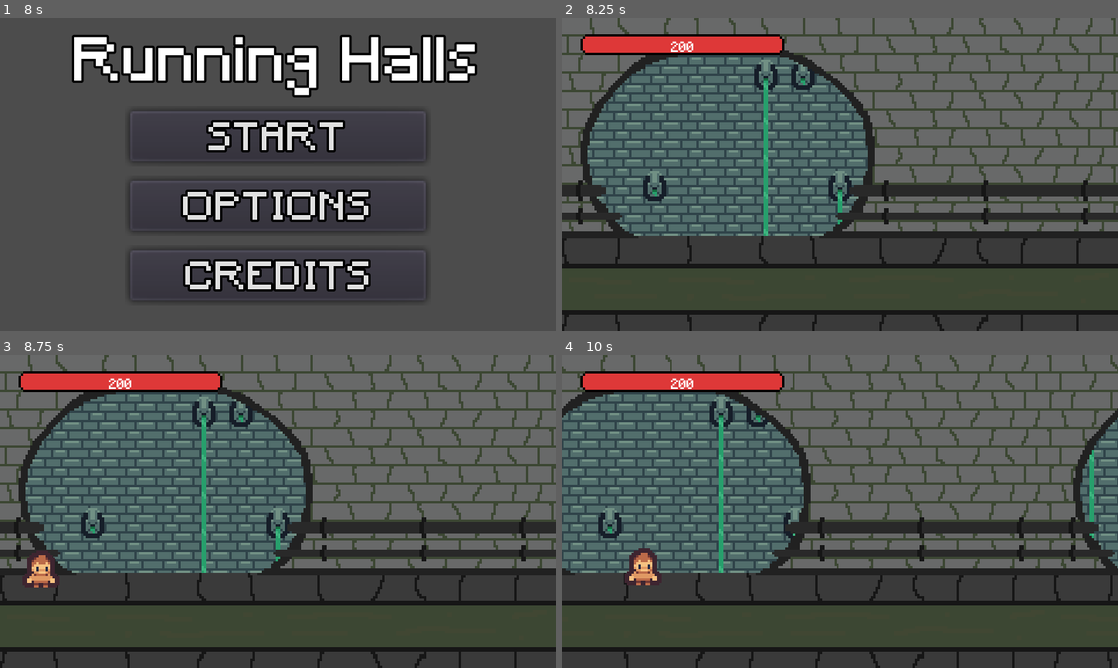
Above: before the commit, frames 1-4 (two rows, left to right).
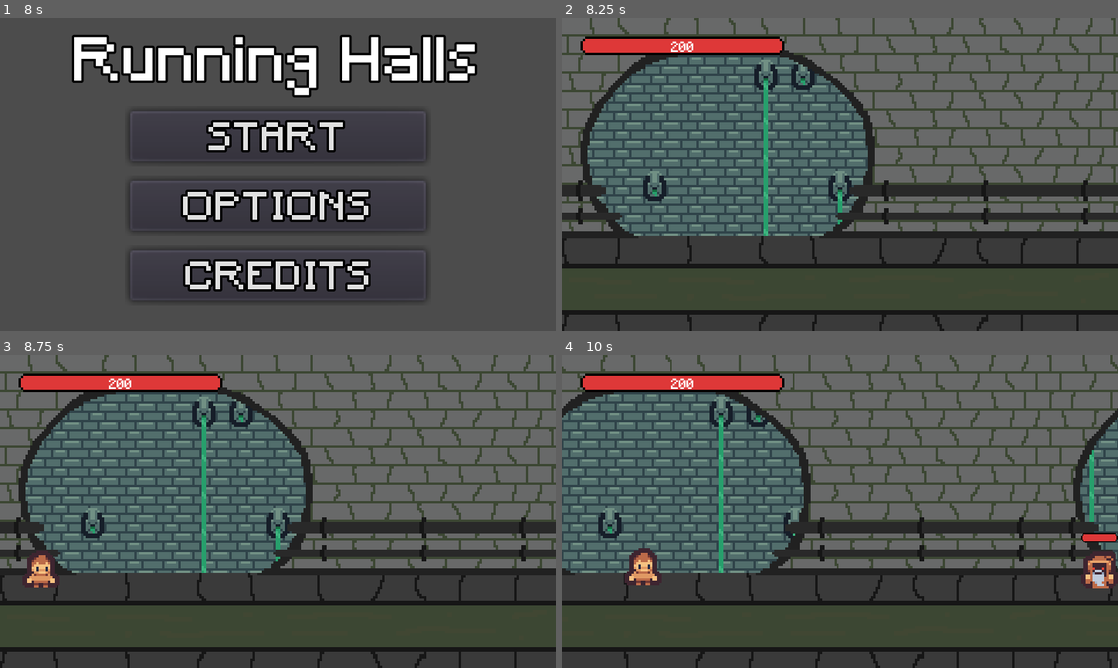
Above: after the commit, the same moments.

Repository: antronomo/RunningHalls
Game: Godot game, scene res://UIs/MenuScene.tscn
Two runs of this game, one before a commit and one after it. Both use one fixed random seed, a clock stepped at 60 frames per second and the inputs below.
Inputs:
- Up to frame 1 (8 s): no input
- Up to frame 2 (8.25 s): click "START" at 8 s
- Up to frame 3 (8.75 s): no input
- Up to frame 4 (10 s): no input

Frame 1 is identical in both runs. In frame 2, 0.5% of the frame differs, in the area x 3-40%, y 5-8%; in frame 3, 0.5%; in frame 4, 1.3%, in the area x 3-100%, y 5-75%.

Commit message:
Generacion de enemigos por oleadas: titulo autodescriptivo.
otros cambios:
·La función randomice ahora está en el autoload,
lo mas seguro es que acabe en Level0.gd otra vez.

·Ideas.txt actualizado

·Credits.txt modificado

·Comentarios eliminados en el escript del setterParallax

·El timer del Level0 ahora está en EnemySpawner.gd

·El antiguo sistema de spawn ha sido eliminado para dar lugar al nuevo

Para el próximo commit, tendré un sistema monetario
y manera de obtener dicha moneda,
el objetivo es que el player pueda mejorar sus estadísticas con tal de
sobrevivir a oleades superiores.

Diff:
--- a/Auto/GLOBALS.gd
+++ b/Auto/GLOBALS.gd
@@ -1 +1,4 @@
 extends Node
+
+func _ready():
+    randomize()
--- a/Components/EnemySpawner.tscn
+++ b/Components/EnemySpawner.tscn
@@ -4,3 +4,8 @@
 
 [node name="EnemySpawner" type="Position2D"]
 script = ExtResource( 1 )
+
+[node name="Timer" type="Timer" parent="."]
+wait_time = 5.0
+
+[connection signal="timeout" from="Timer" to="." method="_on_Timer_timeout"]
--- a/Enemies/Ghost.tscn
+++ b/Enemies/Ghost.tscn
@@ -30,12 +30,12 @@
 [node name="Ghost" type="RigidBody2D"]
 collision_layer = 4
 script = ExtResource( 1 )
+my_name = "Ghost"
 
 [node name="AnimatedSprite" type="AnimatedSprite" parent="."]
 position = Vector2( 0, -8 )
 frames = SubResource( 3 )
 animation = "Default"
-frame = 1
 playing = true
 
 [node name="CollisionShape2D" type="CollisionShape2D" parent="."]
--- a/Level/Level0.tscn
+++ b/Level/Level0.tscn
@@ -125,9 +125,6 @@
 "_edit_lock_": true
 }
 
-[node name="Timer" type="Timer" parent="."]
-autostart = true
-
 [node name="AnimationPlayer" type="AnimationPlayer" parent="."]
 autoplay = "Starting"
 anims/RESET = SubResource( 4 )
@@ -151,5 +148,4 @@
 anims/accelerate = SubResource( 8 )
 
 [connection signal="body_exited" from="MataSobras5000" to="." method="_on_MataSobras5000_body_exited"]
-[connection signal="timeout" from="Timer" to="." method="_on_Timer_timeout"]
 [connection signal="value_changed" from="Accelerator" to="." method="_on_Accelerator_value_changed"]
--- a/Scripts/EnemySpawner.gd
+++ b/Scripts/EnemySpawner.gd
@@ -1,18 +1,119 @@
 extends Position2D
 
 
-# Hay alguna manera de añadir al array 'enemies' todos los nodods de la carpeta 'Enemies'?
+const dark_wizard : PackedScene = preload("res://Enemies/DarkWizard.tscn")
+const humacean : PackedScene = preload("res://Enemies/Humacean.tscn")
+const ghost : PackedScene = preload("res://Enemies/Ghost.tscn")
 
 
-var enemies : Array = [
-	preload("res://enemies/DarkWizard.tscn"),
-	preload("res://enemies/Humacean.tscn"),
-	preload("res://Enemies/Ghost.tscn")
+onready var timer : Timer = $Timer
+
+
+var spawn_list : Array = [
+	[dark_wizard,	1],
+	[humacean	,	2],
+	[ghost		,	3]
 ]
 
 
-#Puedo evitar que ciertos enemigos aparezcan añadiendo otra variable en la primera línea
-func spawn_new_enemy() -> void:
-	var num = randi() % enemies.size() # -X para quitar los ultimos de la lista y +X para quitar los primeros
-	var newEnemy = enemies[num].instance()
-	add_child(newEnemy)
+var token : int = 1
+var wave : int = 1
+
+
+func buy_enemies() -> Array:
+	var list : Array = []
+
+	while token > 0:
+		var num = randi() % spawn_list.size()
+
+		while spawn_list[num][1] > token:
+			num -= 1
+
+			if token<=0:
+				# print('woa romper')
+				break
+
+		token -= spawn_list[num][1]
+		print(str(token))
+		list.insert(list.size(), spawn_list[num][0])
+
+	list.sort()
+	print(str(list))
+	return list
+
+
+func spawn_enemies() -> void:
+	var last_enemy : RigidBody2D
+	var list : Array = buy_enemies()
+
+	for i in list:
+		var new_enemy : RigidBody2D = i.instance()
+
+		if last_enemy != null:
+			if new_enemy.my_name != last_enemy.my_name:
+				yield(get_tree().create_timer(1.0), 'timeout')
+			else:
+				yield(get_tree().create_timer(randi() % (3 + 2) /10.0 ), 'timeout')
+
+		add_child(new_enemy)
+		last_enemy = new_enemy
+
+
+func token_manager() -> void:
+	var a : int = 0
+	var b : int = 1
+	var return_a : bool = true
+
+	for i in wave:
+		if return_a:
+			a += b
+			return_a = !return_a
+		else:
+			b +=a
+			return_a = !return_a
+
+	if return_a:
+		token = a
+	else:
+		token = b
+
+	print('token aviable: ' + str(token))
+
+func start_timer() -> void:
+	if timer.is_stopped():
+		spawn_enemies()
+
+	timer.start()
+
+
+func stop_timer() -> void:
+	timer.stop()
+
+
+func _on_Timer_timeout() -> void:
+	wave += 1
+	token_manager()
+	spawn_enemies()
+
+
+"""
+Lo que quiero conseguir es lo siguiente:
+Una manera de que aparezcan los enemigos en oleadas.
+
+Ideas:
+·Usar un sistema de tokens, asignar cada enemigo un valor y que el spawner compre enemigos asta acercarse a 0 tokens.
+
+·cada ronda aumentará el numero de tokens que el spawner tendrá.
+
+·la ronda se da como finalizada cuando todos los enemigos han sido derrotados o si pasa demasiado tiempo.
+
+·los enemigos deben aparecer uno detrás de otro rápido, pero no a la vez, podría hacer falta hacer subgrupos si aparecen distintos enemigos.
+
+·podría el spawner elegir 1 solo enemigo y que aparezcan tantos enemigos iguales como tokens tenga disponible.
+
+·¿los tokens no usados se guardan para la próxima ronda?
+
+·Impedir que enemigos más débiles aparezcan en oleadas altas, sino podria hacer aparecer demasiados enemigos en una oleada, aunque puede ser interesante.
+
+·Los enemigos deben tener mejores estadísticas confomre tenga más rondas, al menos, en hp
+"""
--- a/Scripts/Level0.gd
+++ b/Scripts/Level0.gd
@@ -4,21 +4,21 @@
 onready var physic_ground = $PhysicGround
 onready var setterparallaxGround : ParallaxBackground = $SetterParallaxBackground
 onready var enemySpawner : Position2D = $EnemySpawner
-onready var timer : Timer = $Timer
 onready var finishing : bool = false
+onready var enemy_spawner : Position2D = $EnemySpawner
 
 
 var ground_speed : int = -30
 
 
 func _ready() -> void:
-	randomize()
-
 	setterparallaxGround.set_background()
 
 	physic_ground.constant_linear_velocity.x = ground_speed
 
 	$GUI.first_call($Player/CoreComponent.get_stats().life)
+
+	enemy_spawner.start_timer()
 
 
 func _on_MataSobras5000_body_exited(body : Node) -> void:
@@ -26,21 +26,16 @@
 	body.queue_free()
 
 
-func _on_Timer_timeout() -> void:
-	enemySpawner.spawn_new_enemy()
-
-
 func start_game() -> void: # Llamado por el AnimationPlayer
-	timer.start()
 	setterparallaxGround.get_child(0).set_paraspeed(ground_speed)
 
 
 func finish_game() -> void: # Llamado cuando el jugador manda la señal morido
 	$GameOverUI.visible = true
 
-	timer.stop()
+	$Accelerator/AnimationPlayer.play_backwards('accelerate')
 
-	$Accelerator/AnimationPlayer.play_backwards('accelerate')
+	enemy_spawner.stop_timer()
 
 
 func _on_Accelerator_value_changed(value:float) -> void:
--- a/Scripts/SetterParallaxBackground.gd
+++ b/Scripts/SetterParallaxBackground.gd
@@ -1,8 +1,10 @@
 extends ParallaxBackground
 
 
+# Aquí si me interesa tener variables por si quiero dar la opcion al jugador de elegir el fondo o escenario
 onready var sewer : PackedScene = preload("res://resources/inSewerParallaxBackground.tscn")
 onready var cave : PackedScene = preload("res://resources/inCaveParallaxBackground.tscn")
+
 
 onready var backgrounds : Array = [
 	sewer,
--- a/UIs/GUI.tscn
+++ b/UIs/GUI.tscn
@@ -11,18 +11,20 @@
 
 [node name="MarginContainer" type="MarginContainer" parent="."]
 margin_left = 8.0
-margin_top = 7.0
+margin_top = 8.0
 margin_right = 96.0
 margin_bottom = 16.0
+size_flags_horizontal = 0
+size_flags_vertical = 0
 
 [node name="HealthBar" parent="MarginContainer" instance=ExtResource( 2 )]
 margin_right = 88.0
-margin_bottom = 9.0
+margin_bottom = 8.0
 
 [node name="Label" type="Label" parent="MarginContainer"]
 margin_right = 88.0
-margin_bottom = 9.0
-size_flags_vertical = 1
+margin_bottom = 8.0
+size_flags_vertical = 5
 custom_fonts/font = ExtResource( 3 )
 text = "0"
 align = 1
Not shown, changed: Credits.txt
Not shown, changed: Ideas.txt
